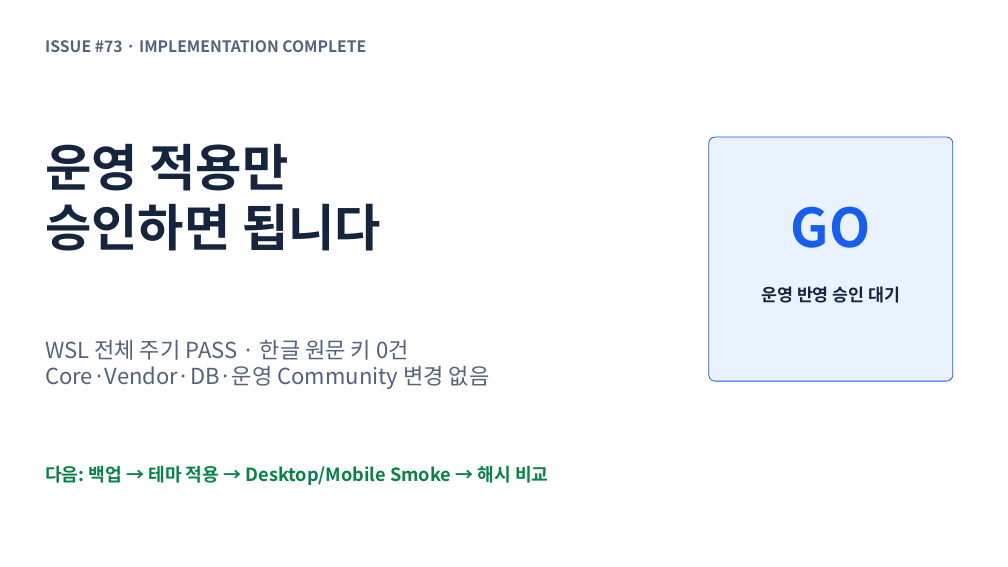
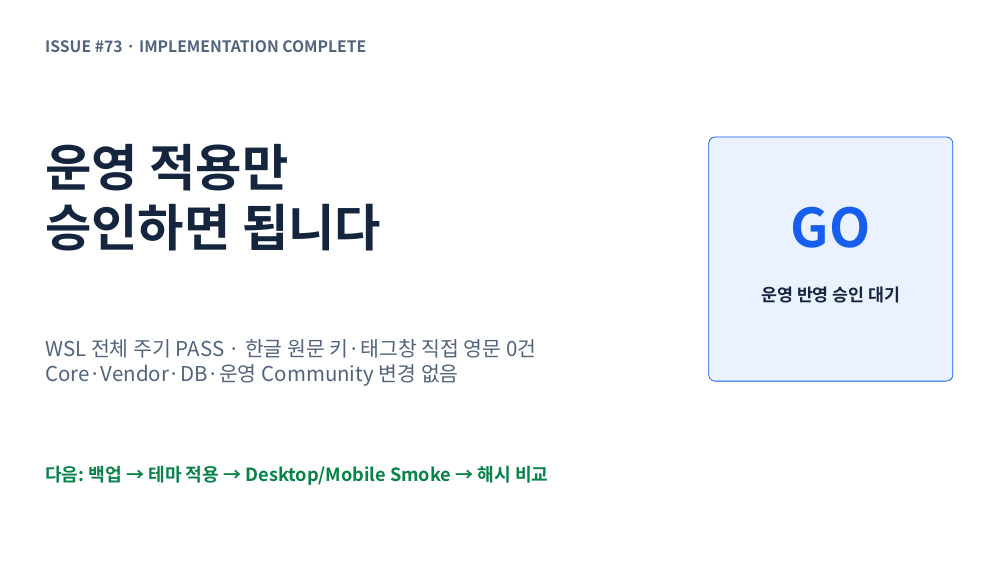
Before and after one commit to ablecloud-team/ablestack-techflow, a slide deck: slide 7 of output/presentation/techflow-community-ui-modernization.pptx. Drawn at 1008x567 pixels with LibreOffice and Linux fonts; fonts in the diff are those of the drawing. Boxes give left, top, right and bottom in pixels: in the first picture for what was removed or moved away, otherwise in the second. Text is boxed around its words. In the diff, an @@ line names an element or a change of style, - is before the commit and + after.

Commit message:
Community 작업 버튼과 대화상자 디자인 통일

```diff
--- a/output/presentation/techflow-community-ui-modernization.pptx
+++ b/output/presentation/techflow-community-ui-modernization.pptx
@@ text at (45, 339, 536, 358): text changed; size 21 to 19.5 pt @@
-WSL 전체 주기 PASS · 한글 원문 키 0건
+WSL 전체 주기 PASS · 한글 원문 키·태그창 직접 영문 0건
@@ text at (45, 364, 459, 386): size 21 to 19.5 pt in "Core·Vendor·DB·운영 Community 변경 없음" @@
```
Also in this commit, not shown: 1 slide added, 1 slide removed, 15 other files.
